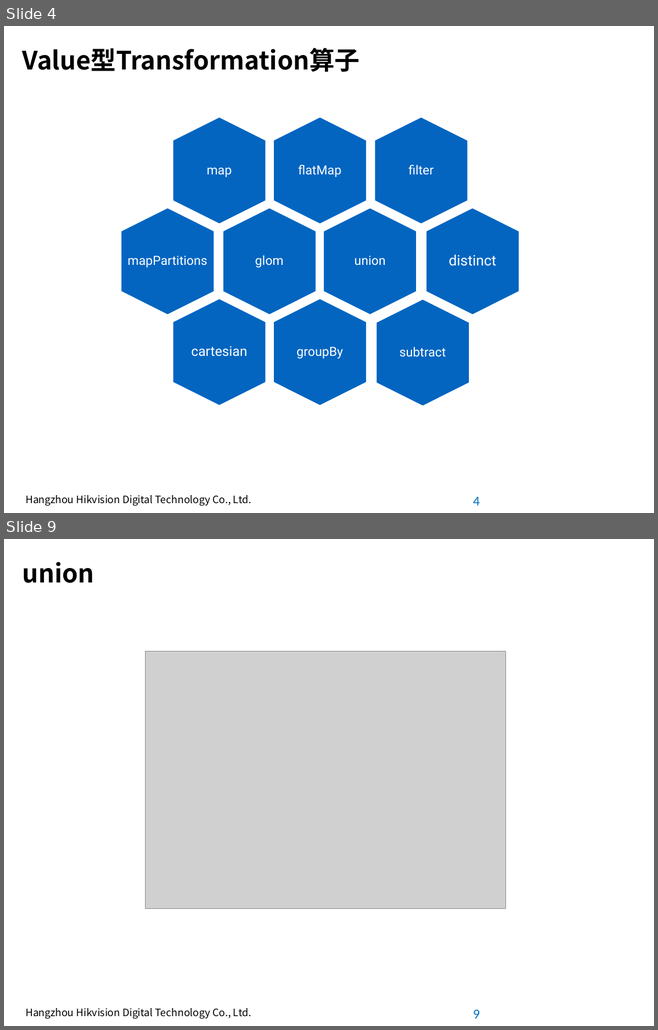
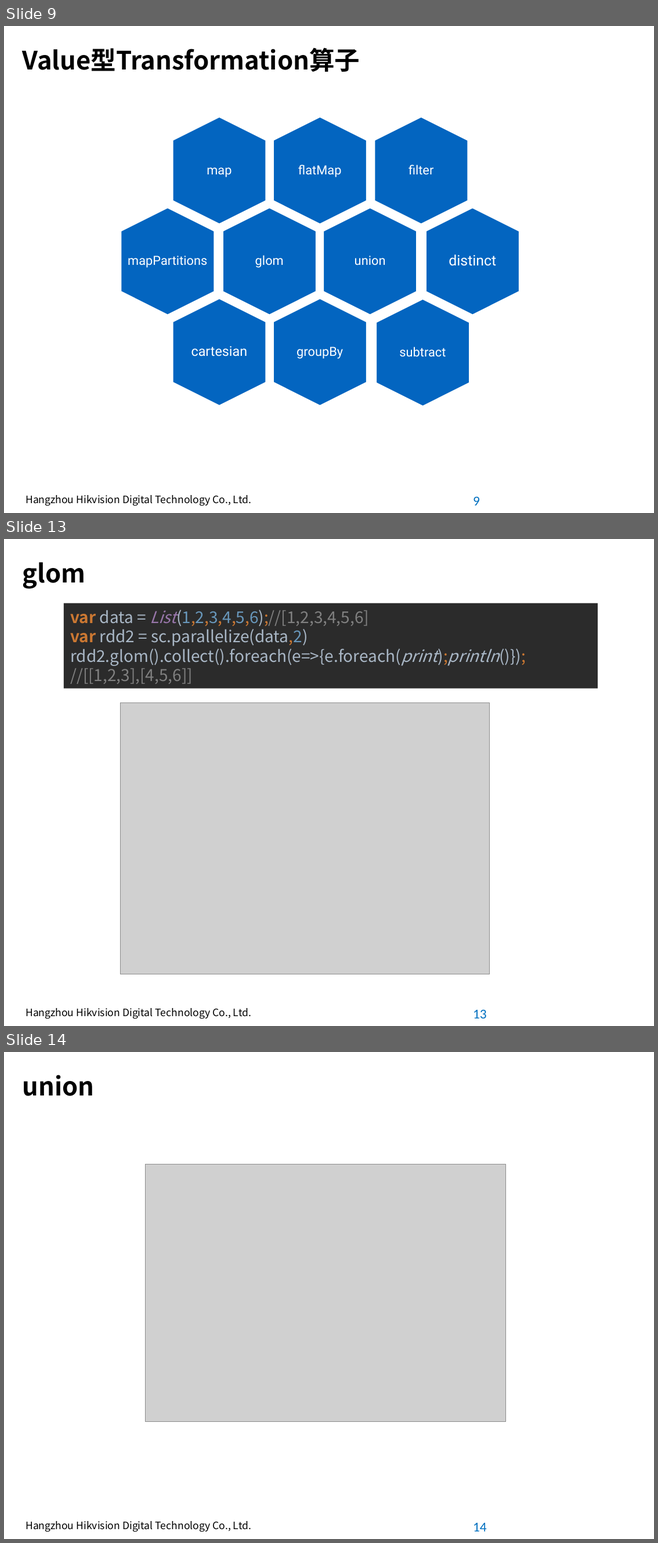
Before and after one commit to pcalpha/Learning, a slide deck: Scala/Spark常用算子.pptx. Shown one above the other, each under a label of ours: slides 4 and 9 before the commit, slides 9, 13 and 14 after it; the slides between them are not shown. The pictures are 658x1030 and 658x1543 pixels, drawn with LibreOffice and Linux fonts; fonts in the diff are those of the drawing; grey boxes stand for pictures; background and template pictures are left out. Boxes give left, top, right and bottom in pixels: in the first picture for what was removed or moved away, otherwise in the second. Text is boxed around its words. In the diff, an @@ line names an element or a change of style, - is before the commit and + after.

```diff
--- a/Scala/Spark常用算子.pptx
+++ b/Scala/Spark常用算子.pptx
@@ slide 13 added at [4, 539, 654, 1026], background #FFFFFF; not listed: 2 template elements that a slide beside it also shows @@
@@ title added at [23, 562, 86, 589], 28 pt, text #000000, bold @@
+glom
@@ rectangle added at [64, 603, 598, 689], fill #2B2B2B, 18 pt, text #A9B7C6 @@
+var data = List(1,2,3,4,5,6);//[1,2,3,4,5,6]
+var rdd2 = sc.parallelize(data,2)
+rdd2.glom().collect().foreach(e=>{e.foreach(print);println()});
+//[[1,2,3],[4,5,6]]
@@ picture added at [120, 703, 489, 975] @@
@@ what was slide 4 is now slide 9 @@
@@ page number at [473, 497, 480, 506]: text changed @@
-4
+9
@@ what was slide 9 is now slide 14 @@
@@ page number at [473, 1523, 487, 1532]: text changed @@
-9
+14
```
Also in this commit, not shown: 9 slides changed, 12 other slides added, 8 slides removed.
